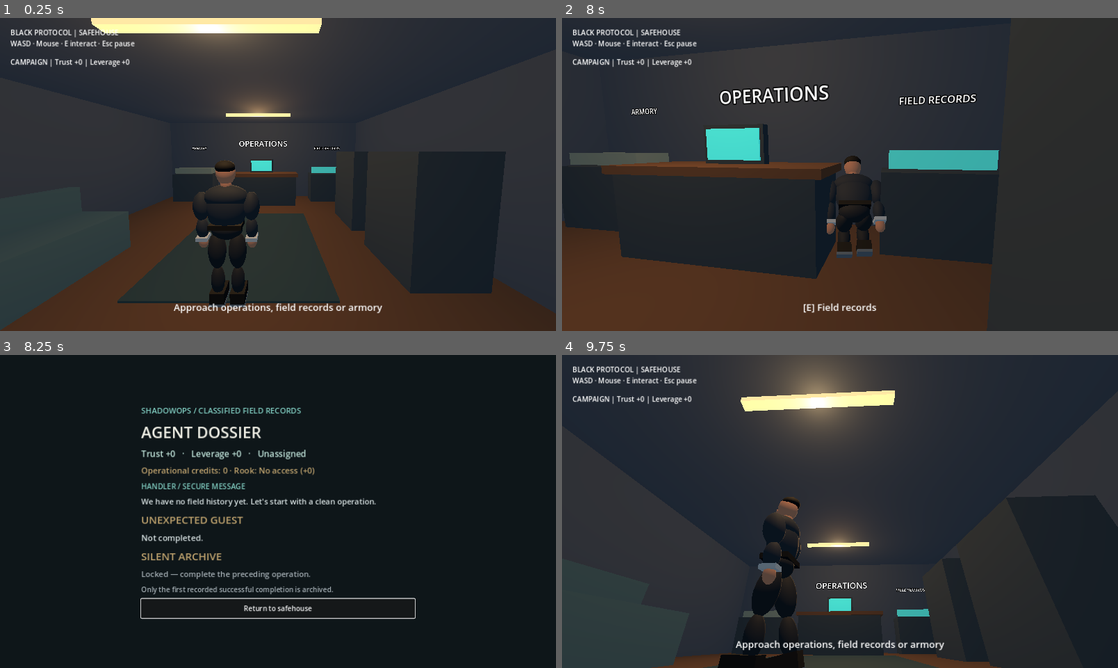
Above: before the commit, frames 1-4 (two rows, left to right).
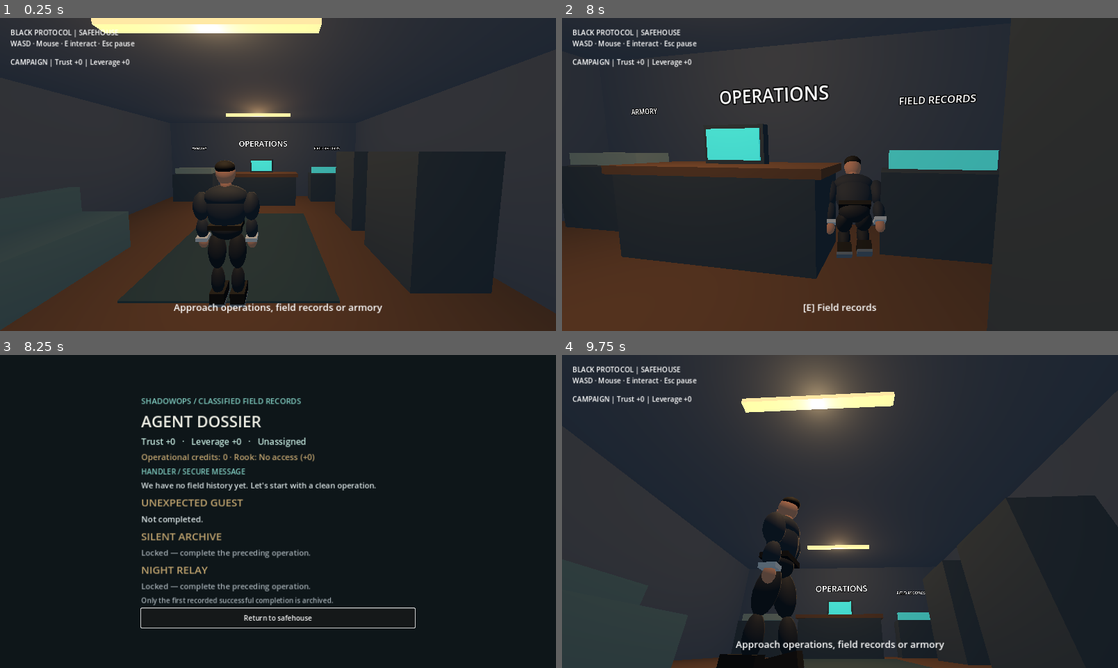
Above: after the commit, the same moments.

Repository: evilsysadmin/ShadowOps-black-protocol
Game: Godot game, scene res://scenes/safehouse.tscn
The game is run twice, just before and just after one commit, with the same random seed, the same clock (stepped at 60 frames per second) and the same inputs.
Inputs (mouse positions are in pixels of both pictures, inside the frame that each line leads up to):
- Up to frame 1 (0.25 s): no input
- Up to frame 2 (8 s): tap Enter at 0.5 s; move the mouse to (867, 174) at 0.52 s; hold W 0.53-5.78 s; tap R at 0.6 s; click (867, 174) at 0.67 s; move the mouse to (812, 174) at 1.27 s; tap C at 1.35 s; click (812, 174) at 1.42 s; move the mouse to (851, 168) at 2.02 s; tap Q at 2.1 s; click (851, 168) at 2.17 s; move the mouse to (834, 180) at 2.77 s; tap Ctrl at 2.85 s; click (834, 180) at 2.92 s; move the mouse to (878, 177) at 3.52 s; hold Shift 3.53-4.28 s; click (878, 177) at 3.67 s; move the mouse to (795, 171) at 4.27 s; tap 1 at 4.35 s; click (795, 171) at 4.42 s; move the mouse to (845, 174) at 5.02 s; tap 2 at 5.1 s; click (845, 174) at 5.17 s; tap Space at 5.75 s; move the mouse to (817, 168) at 5.77 s; hold D 5.78-6.53 s; tap 3 at 5.85 s; click (817, 168) at 5.92 s; move the mouse to (867, 174) at 6.52 s; hold W from 6.53 s (still down); tap 4 at 6.6 s; click (867, 174) at 6.67 s; move the mouse to (812, 174) at 7.27 s; tap 5 at 7.35 s; click (812, 174) at 7.42 s
- Up to frame 3 (8.25 s): keep holding W; move the mouse to (289, 505) at 8.02 s; tap E at 8.1 s; click (289, 505) at 8.17 s
- Up to frame 4 (9.75 s): release W at 8.75 s; click "Return to safehouse" at 8.75 s; tap Enter at 9.5 s; move the mouse to (834, 517) at 9.52 s; hold A from 9.53 s (still down); tap R at 9.6 s; click (834, 517) at 9.67 s

Frames 1-2 are identical in both runs. In frame 3, 7.5% of the frame differs, in the area x 25-75%, y 13-88%; in frame 4, 2.0%.

Commit message:
feat: Night Relay with contract-dependent entry and canonical completion

Diff:
--- /dev/null
+++ b/scenes/relay.tscn
@@ -0,0 +1,6 @@
+[gd_scene load_steps=2 format=3]
+
+[ext_resource type="Script" path="res://scripts/relay.gd" id="1"]
+
+[node name="Relay" type="Node3D"]
+script = ExtResource("1")
--- a/scripts/briefing.gd
+++ b/scripts/briefing.gd
@@ -101,7 +101,7 @@
 func update_operation(index: int) -> void:
 	var operation := operation_ids[index]
 	operation_title.text = Operations.title_for(operation)
-	operation_description.text = Operations.description_for(operation, Campaign.intel_choice)
+	operation_description.text = Operations.description_for(operation, Campaign.intel_choice, Campaign.relay_route())
 	var completed := Campaign.operation_completed(operation)
 	operation_status.text = "REPLAY — original campaign record preserved." if completed else "NEW OPERATION"
 	intel_button.visible = operation == Operations.ARCHIVE
@@ -201,7 +201,7 @@
 func _go(scene_path: String) -> void:
 	if transitioning:
 		return
-	if scene_path == HOTEL_SCENE or scene_path == ARCHIVE_SCENE:
+	if scene_path != SAFEHOUSE_SCENE:
 		if not Campaign.select_deployment_kit(Campaign.KITS[kit_selection.selected]):
 			error_label.text = "Invalid deployment kit."
 			return
--- a/scripts/campaign.gd
+++ b/scripts/campaign.gd
@@ -51,7 +51,7 @@
 		save_blocked = true
 		return
 	for operation in reports:
-		if (operation != MISSION_ID and operation != "silent_archive") or (operation == MISSION_ID and saved == "") or (operation == "silent_archive" and not archive) or not valid_field_report(reports[operation]):
+		if (operation != MISSION_ID and operation != "silent_archive" and operation != "night_relay") or (operation == MISSION_ID and saved == "") or (operation in ["silent_archive", "night_relay"] and not archive) or not valid_field_report(reports[operation]):
 			save_blocked = true
 			return
 	var agreement: Variant = config.get_value("contacts", "handler_agreement", "")
@@ -87,6 +87,7 @@
 		save_blocked = true
 		return
 	var earnings := reward_for_completion(saved != "", reports.get(MISSION_ID, {})) + reward_for_completion(archive, reports.get("silent_archive", {}))
+	earnings += reward_for_completion(reports.has("night_relay"), reports.get("night_relay", {}))
 	earnings += contract_reward_for(contract, archive, reports.get("silent_archive", {}))
 	earnings += handler_reward_for(official_contract, archive, reports.get("silent_archive", {}))
 	if spent > earnings:
@@ -225,7 +226,7 @@
 var selected_operation := Operations.HOTEL
 
 func available_operations() -> Array[String]:
-	return Operations.available_operations(not intel_choice.is_empty())
+	return Operations.available_operations(not intel_choice.is_empty(), archive_completed)
 
 func select_operation(operation: String) -> bool:
 	if not available_operations().has(operation):
@@ -240,6 +241,8 @@
 			return not intel_choice.is_empty()
 		Operations.ARCHIVE:
 			return archive_completed
+		Operations.RELAY:
+			return field_reports.has(Operations.RELAY)
 	return false
 
 func operation_reward(operation: String) -> int:
@@ -259,7 +262,7 @@
 	return reward
 
 func earned_credits() -> int:
-	return operation_reward(Operations.HOTEL) + operation_reward(Operations.ARCHIVE) + rook_contract_reward() + handler_contract_reward()
+	return operation_reward(Operations.HOTEL) + operation_reward(Operations.ARCHIVE) + operation_reward(Operations.RELAY) + rook_contract_reward() + handler_contract_reward()
 
 func available_credits() -> int:
 	var spent := archive_intel_cost
@@ -398,3 +401,18 @@
 	if handler_contract_accepted:
 		return "Handler: " + handler_contract_status()
 	return ""
+
+func relay_route() -> String:
+	if handler_contract_reward() > 0:
+		return "handler"
+	if rook_contract_reward() > 0:
+		return "rook"
+	return "independent"
+
+func record_relay(report: Dictionary) -> bool:
+	if save_blocked or not archive_completed or not valid_field_report(report):
+		return false
+	if operation_completed(Operations.RELAY):
+		return true
+	var reports := reports_with(Operations.RELAY, report)
+	return write_campaign(intel_choice, specialization, archive_completed, reports, handler_agreement)
--- a/scripts/dossier.gd
+++ b/scripts/dossier.gd
@@ -11,12 +11,16 @@
 	backdrop.color = Color(0.055, 0.085, 0.10)
 	add_child(backdrop)
 	backdrop.set_anchors_and_offsets_preset(Control.PRESET_FULL_RECT)
+	var scroll := ScrollContainer.new()
+	add_child(scroll)
+	scroll.set_anchors_and_offsets_preset(Control.PRESET_FULL_RECT)
 	var center := CenterContainer.new()
-	add_child(center)
-	center.set_anchors_and_offsets_preset(Control.PRESET_FULL_RECT)
+	center.size_flags_horizontal = Control.SIZE_EXPAND_FILL
+	center.size_flags_vertical = Control.SIZE_EXPAND_FILL
+	scroll.add_child(center)
 	var panel := VBoxContainer.new()
 	panel.custom_minimum_size.x = 630
-	panel.add_theme_constant_override("separation", 10)
+	panel.add_theme_constant_override("separation", 7)
 	center.add_child(panel)
 	line(panel, "SHADOWOPS / CLASSIFIED FIELD RECORDS", 18, Color(0.50, 0.80, 0.75))
 	line(panel, "AGENT DOSSIER", 36, Color(0.94, 0.94, 0.90))
@@ -26,7 +30,7 @@
 		line(panel, "Campaign file unavailable or incompatible.", 18, Color(1.0, 0.5, 0.4))
 	line(panel, "HANDLER / SECURE MESSAGE", 17, Color(0.50, 0.80, 0.75))
 	line(panel, Handler.relationship(Campaign.intel_choice), 18, Color(0.85, 0.89, 0.89))
-	for operation in [Operations.HOTEL, Operations.ARCHIVE]:
+	for operation in [Operations.HOTEL, Operations.ARCHIVE, Operations.RELAY]:
 		var completed := Campaign.operation_completed(operation)
 		line(panel, Operations.title_for(operation), 24, Color(0.75, 0.64, 0.43))
 		if not Campaign.available_operations().has(operation):
--- a/scripts/mission.gd
+++ b/scripts/mission.gd
@@ -32,7 +32,7 @@
 func _ready() -> void:
 	player = get_parent().get_node("Agent") as CharacterBody3D
 	campaign_replay = Campaign.operation_completed(operation_id)
-	intel = marker(intel_point, "LEDGER" if operation_id == Operations.ARCHIVE else "INTEL", Color(0.28, 0.85, 0.78), false)
+	intel = marker(intel_point, "DRIVE" if operation_id == Operations.RELAY else ("LEDGER" if operation_id == Operations.ARCHIVE else "INTEL"), Color(0.28, 0.85, 0.78), false)
 	exit = marker(exit_point, "EXTRACTION", Color(0.93, 0.72, 0.31), true)
 	exit.hide()
 	var hud := CanvasLayer.new()
@@ -96,7 +96,12 @@
 	radio_label.add_theme_color_override("font_shadow_color", Color.BLACK)
 	radio_label.add_theme_constant_override("shadow_offset_x", 2)
 	radio_label.add_theme_constant_override("shadow_offset_y", 2)
-	show_radio(Handler.deployment_message(operation_id == Operations.ARCHIVE, Campaign.intel_choice))
+	if operation_id == Operations.RELAY:
+		var route := Campaign.relay_route()
+		var sender := "HANDLER" if route == "handler" else ("ROOK" if route == "rook" else "AGENT")
+		show_radio(sender + " / Locate the relay drive and return to the entry point.")
+	else:
+		show_radio(Handler.deployment_message(operation_id == Operations.ARCHIVE, Campaign.intel_choice))
 	refresh_objective()
 
 func marker(at: Vector3, title: String, tint: Color, floor_marker: bool) -> Node3D:
@@ -161,17 +166,20 @@
 	var reachable := can_reach(target)
 	prompt.text = ""
 	if reachable:
-		prompt.text = ("[E] Recover ledger" if operation_id == Operations.ARCHIVE else "[E] Recover intel") if stage == Stage.RECOVER else "[E] Extract"
+		prompt.text = ("[E] Recover drive" if operation_id == Operations.RELAY else ("[E] Recover ledger" if operation_id == Operations.ARCHIVE else "[E] Recover intel")) if stage == Stage.RECOVER else "[E] Extract"
 	if interact_requested and reachable and Input.mouse_mode == Input.MOUSE_MODE_CAPTURED:
 		player.call("play_cue", "objective")
 		if stage == Stage.RECOVER:
 			stage = Stage.EXTRACT
-			show_radio(Handler.recovered_message(operation_id == Operations.ARCHIVE, Campaign.intel_choice))
+			show_radio("AGENT / Relay drive secured. Return to extraction." if operation_id == Operations.RELAY else Handler.recovered_message(operation_id == Operations.ARCHIVE, Campaign.intel_choice))
 			intel.hide()
 			exit.show()
 		else:
 			final_field_report = measure_field_report()
-			if operation_id == Operations.ARCHIVE:
+			if operation_id == Operations.RELAY:
+				record_failed = not Campaign.record_relay(final_field_report)
+				stage = Stage.COMPLETE
+			elif operation_id == Operations.ARCHIVE:
 				record_failed = not Campaign.record_archive(final_field_report)
 				stage = Stage.COMPLETE
 			else:
@@ -226,9 +234,9 @@
 		refresh_report()
 	match stage:
 		Stage.RECOVER:
-			objective.text = "OPERATION: SILENT ARCHIVE | Recover the ledger" if operation_id == Operations.ARCHIVE else "OPERATION: UNEXPECTED GUEST | Recover the intel at reception"
+			objective.text = "OPERATION: NIGHT RELAY | Recover the drive" if operation_id == Operations.RELAY else ("OPERATION: SILENT ARCHIVE | Recover the ledger" if operation_id == Operations.ARCHIVE else "OPERATION: UNEXPECTED GUEST | Recover the intel at reception")
 		Stage.EXTRACT:
-			objective.text = "LEDGER SECURED | Return to extraction" if operation_id == Operations.ARCHIVE else "INTEL SECURED | Return to the starting area"
+			objective.text = "DRIVE SECURED | Return to extraction" if operation_id == Operations.RELAY else ("LEDGER SECURED | Return to extraction" if operation_id == Operations.ARCHIVE else "INTEL SECURED | Return to the starting area")
 		Stage.DEBRIEF:
 			objective.text = "EXTRACTION COMPLETE | Incoming secure transmission"
 			prompt.text = "Choose who controls the information"
@@ -237,7 +245,7 @@
 				decision_label.text += "\nReplay — campaign decision will not change"
 			decision_label.show()
 		Stage.COMPLETE:
-			objective.text = "OPERATION COMPLETE | Ledger recovered" if operation_id == Operations.ARCHIVE else "OPERATION COMPLETE | Intel recovered and agent extracted"
+			objective.text = "OPERATION COMPLETE | Relay drive recovered" if operation_id == Operations.RELAY else ("OPERATION COMPLETE | Ledger recovered" if operation_id == Operations.ARCHIVE else "OPERATION COMPLETE | Intel recovered and agent extracted")
 			if record_failed:
 				decision_label.text = "Operation complete locally — campaign save unavailable"
 			else:
--- a/scripts/operation_catalog.gd
+++ b/scripts/operation_catalog.gd
@@ -2,17 +2,29 @@
 
 const HOTEL := "unexpected_guest"
 const ARCHIVE := "silent_archive"
+const RELAY := "night_relay"
 
-static func available_operations(first_complete: bool) -> Array[String]:
+static func available_operations(first_complete: bool, second_complete := false) -> Array[String]:
 	var result: Array[String] = [HOTEL]
 	if first_complete:
 		result.append(ARCHIVE)
+		if second_complete:
+			result.append(RELAY)
 	return result
 
 static func title_for(operation: String) -> String:
+	if operation == RELAY:
+		return "NIGHT RELAY"
 	return "SILENT ARCHIVE" if operation == ARCHIVE else "UNEXPECTED GUEST"
 
-static func description_for(operation: String, intel_choice: String) -> String:
+static func description_for(operation: String, intel_choice: String, relay_route := "independent") -> String:
+	if operation == RELAY:
+		match relay_route:
+			"handler":
+				return "Official access confirmed. Recover the relay drive and extract from the west entrance."
+			"rook":
+				return "Rook arranged a maintenance entrance. Recover the relay drive and extract from the east entrance."
+		return "No sponsor support. Recover the relay drive and return to the south entrance."
 	if operation == ARCHIVE:
 		if intel_choice == "share":
 			return "Your handler supplied access intelligence. Recover the archive ledger and return to extraction."
@@ -36,4 +48,6 @@
 			return "res://scenes/hotel.tscn"
 		ARCHIVE:
 			return "res://scenes/archive.tscn"
+		RELAY:
+			return "res://scenes/relay.tscn"
 	return ""
--- /dev/null
+++ b/scripts/relay.gd
@@ -0,0 +1,102 @@
+extends Node3D
+
+const WALL := Color(0.18, 0.21, 0.24)
+const FLOOR := Color(0.27, 0.28, 0.29)
+const RACK := Color(0.12, 0.16, 0.19)
+const LIGHT := Color(0.65, 0.82, 0.75)
+const DRIVE_POINT := Vector3(0, 1.15, -8.0)
+
+static func spawn_for(route: String) -> Vector3:
+	match route:
+		"handler":
+			return Vector3(-6.0, 0.05, -4.0)
+		"rook":
+			return Vector3(6.0, 0.05, -5.5)
+	return Vector3(0, 0.05, 8.0)
+
+func _ready() -> void:
+	var world := WorldEnvironment.new()
+	world.environment = Environment.new()
+	world.environment.background_mode = Environment.BG_COLOR
+	world.environment.background_color = Color(0.035, 0.05, 0.06)
+	world.environment.ambient_light_source = Environment.AMBIENT_SOURCE_COLOR
+	world.environment.ambient_light_color = LIGHT
+	world.environment.ambient_light_energy = 0.62
+	add_child(world)
+	block(Vector3(0, -0.15, 0), Vector3(16, 0.3, 20), FLOOR)
+	block(Vector3(0, 3.7, 0), Vector3(16, 0.2, 20), WALL)
+	for side in [-1.0, 1.0]:
+		block(Vector3(side * 8, 1.8, 0), Vector3(0.2, 3.6, 20), WALL)
+		block(Vector3(0, 1.8, side * 10), Vector3(16, 3.6, 0.2), WALL)
+		for z in [-3.0, 1.0, 5.0]:
+			block(Vector3(side * 3.5, 1.15, z), Vector3(1.3, 2.3, 2.6), RACK)
+			for y in [0.5, 1.0, 1.5, 2.0]:
+				block(Vector3(side * 3.5, y, z + 1.31), Vector3(1.1, 0.06, 0.03), LIGHT, false, true)
+		var cover := block(Vector3(side * 2.2, 0.54, -6.0), Vector3(1.6, 1.08, 0.6), RACK)
+		cover.add_to_group("low_cover")
+	block(Vector3(0, 0.5, -8.7), Vector3(2.4, 1.0, 0.8), RACK)
+	for z in [-7.0, 0.0, 7.0]:
+		var lamp := OmniLight3D.new()
+		lamp.position = Vector3(0, 3.2, z)
+		lamp.light_color = LIGHT
+		lamp.light_energy = 2.8
+		lamp.omni_range = 10.0
+		add_child(lamp)
+		block(Vector3(0, 3.53, z), Vector3(4, 0.08, 0.18), LIGHT, false, true)
+	var route := Campaign.relay_route()
+	var spawn := spawn_for(route)
+	signage("RELAY CONTROL", Vector3(0, 2.3, -9.7))
+	signage("WEST ACCESS" if route == "handler" else ("EAST ACCESS" if route == "rook" else "SOUTH ACCESS"), spawn + Vector3(0, 2.1, 0))
+	var player := CharacterBody3D.new()
+	player.name = "Agent"
+	player.set_script(preload("res://scripts/agent.gd"))
+	player.position = spawn
+	add_child(player)
+	var mission := Node3D.new()
+	mission.name = "Mission"
+	mission.set_script(preload("res://scripts/mission.gd"))
+	mission.set("operation_id", "night_relay")
+	mission.set("intel_point", DRIVE_POINT)
+	mission.set("exit_point", Vector3(spawn.x, 0.65, spawn.z))
+	add_child(mission)
+	var guard := CharacterBody3D.new()
+	guard.name = "Guard"
+	guard.set_script(preload("res://scripts/guard.gd"))
+	guard.position = Vector3(0, 0.05, -4)
+	var patrol: Array[Vector3] = [Vector3(0, 0, -4), Vector3(0, 0, 6), Vector3(1.5, 0, 6), Vector3(0, 0, 6)]
+	guard.set("patrol_points", patrol)
+	add_child(guard)
+
+func signage(content: String, at: Vector3) -> void:
+	var label := Label3D.new()
+	label.text = content
+	label.position = at
+	label.font_size = 42
+	label.pixel_size = 0.005
+	label.billboard = BaseMaterial3D.BILLBOARD_ENABLED
+	add_child(label)
+
+func block(at: Vector3, dimensions: Vector3, tint: Color, solid := true, glow := false) -> Node3D:
+	var root := Node3D.new()
+	if solid:
+		root = StaticBody3D.new()
+	root.position = at
+	add_child(root)
+	var mesh := MeshInstance3D.new()
+	var geometry := BoxMesh.new()
+	geometry.size = dimensions
+	mesh.mesh = geometry
+	var mat := StandardMaterial3D.new()
+	mat.albedo_color = tint
+	if glow:
+		mat.emission_enabled = true
+		mat.emission = tint
+	mesh.material_override = mat
+	root.add_child(mesh)
+	if solid:
+		var collider := CollisionShape3D.new()
+		var bounds := BoxShape3D.new()
+		bounds.size = dimensions
+		collider.shape = bounds
+		root.add_child(collider)
+	return root
--- a/tests/campaign_regression.gd
+++ b/tests/campaign_regression.gd
@@ -45,6 +45,7 @@
 	check(Campaign.rook_reputation() == 0 and Campaign.rook_relationship() == "No access", "fresh Rook relationship")
 	check(not Campaign.negotiate_handler("coordinate"), "negotiation locked before first operation")
 	check(not Campaign.select_operation("silent_archive"), "archive locked initially")
+	check(not Campaign.select_operation("night_relay") and not Campaign.record_relay({}), "relay locked initially")
 	check(not Campaign.record_archive(), "archive cannot complete before hotel")
 	check(not Campaign.has_skill_point(), "fresh campaign has no skill point")
 	check(not Campaign.choose_specialization("resilience"), "no premature specialization")
@@ -81,6 +82,7 @@
 	check(not Campaign.accept_rook_contract() and Campaign.rook_contract_reward() == 0, "contract cannot repeat or prepay")
 	var archive_report := {"seconds": 80, "damage": 15, "shots": 4, "hits": 3, "alerted": true, "guard_down": true}
 	check(Campaign.record_archive(archive_report), "archive completion recorded")
+	check(Campaign.available_operations().has("night_relay") and Campaign.relay_route() == "independent", "failed contract unlocks independent relay")
 	check(Campaign.field_report("silent_archive") == archive_report, "archive performance stored")
 	check(handler.assessment(archive_report).contains("full alert and you took damage"), "grounded alert assessment")
 	check(Campaign.record_archive({"seconds": 1}), "completed archive replay is ignored")
@@ -217,6 +219,7 @@
 		check(GameSettings.save_effects_volume(1.5) and is_equal_approx(GameSettings.effects_volume, 1.0), "volume clamped")
 	safehouse.queue_free()
 	await get_tree().process_frame
+	await check_relay_scene()
 	check_contract_branches()
 	Input.mouse_mode = Input.MOUSE_MODE_VISIBLE
 	if failures == 0:
@@ -273,13 +276,20 @@
 	check(official.record_archive(clean), "official archive completion")
 	check(official.handler_contract_reward() == 30 and official.earned_credits() == 390 and official.handler_trust() == 0, "official reward and trust settle once")
 	check(official.record_archive(clean) and official.earned_credits() == 390, "official replay cannot farm reward")
+	check(official.relay_route() == "handler", "fulfilled official contract unlocks west route")
 	var reloaded := preload("res://scripts/campaign.gd").new()
 	reloaded.load_campaign()
 	check(reloaded.handler_contract_accepted and reloaded.earned_credits() == 390 and not reloaded.save_blocked, "official settlement survives reload")
+	check(reloaded.record_relay(clean) and reloaded.earned_credits() == 570, "relay completion rewarded once")
+	check(reloaded.record_relay(clean) and reloaded.earned_credits() == 570, "relay replay cannot farm")
+	reloaded.field_reports.clear()
+	reloaded.load_campaign()
+	check(reloaded.operation_completed("night_relay") and reloaded.earned_credits() == 570 and not reloaded.save_blocked, "relay survives reload")
 	var rook := preload("res://scripts/campaign.gd").new()
 	check(rook.record_intel("retain", clean) and rook.accept_rook_contract(), "new Rook terms accepted")
 	check(rook.record_archive(clean), "Rook archive completion")
 	check(rook.earned_credits() == 395 and rook.handler_trust() == -2 and rook.rook_reputation() == 1, "Rook reward and trust cost settle")
+	check(rook.relay_route() == "rook", "fulfilled Rook contract unlocks east route")
 	var legacy := ConfigFile.new()
 	check(legacy.load("user://campaign.cfg") == OK, "load Rook save")
 	legacy.erase_section_key("contacts", "rook_trust_penalty_enabled")
@@ -298,3 +308,28 @@
 	rook.free()
 	old_terms.free()
 	invalid.free()
+
+func check_relay_scene() -> void:
+	var relay_script = preload("res://scripts/relay.gd")
+	check(relay_script.spawn_for("handler") != relay_script.spawn_for("rook"), "sponsor entrances differ")
+	check(relay_script.spawn_for("independent") != relay_script.spawn_for("rook"), "independent entrance differs")
+	var relay: Node = preload("res://scenes/relay.tscn").instantiate()
+	add_child(relay)
+	var agent := relay.get_node_or_null("Agent") as CharacterBody3D
+	var mission := relay.get_node_or_null("Mission")
+	var guard := relay.get_node_or_null("Guard")
+	check(is_instance_valid(agent) and is_instance_valid(mission) and is_instance_valid(guard), "relay entities exist")
+	if is_instance_valid(agent) and is_instance_valid(mission) and is_instance_valid(guard):
+		agent.set_physics_process(false)
+		guard.set_physics_process(false)
+		check(mission.get("operation_id") == "night_relay", "relay mission identity")
+		check(agent.position.is_equal_approx(relay_script.spawn_for(Campaign.relay_route())), "relay uses canonical entry")
+		await get_tree().physics_frame
+		await get_tree().physics_frame
+		check(bool(mission.call("can_reach", mission.get("exit_point"))), "relay extraction reachable")
+		agent.global_position = Vector3(0, 0.05, -7.1)
+		await get_tree().physics_frame
+		await get_tree().physics_frame
+		check(bool(mission.call("can_reach", mission.get("intel_point"))), "relay drive reachable")
+	relay.queue_free()
+	await get_tree().process_frame
Not shown, changed: scripts/smoke.sh
